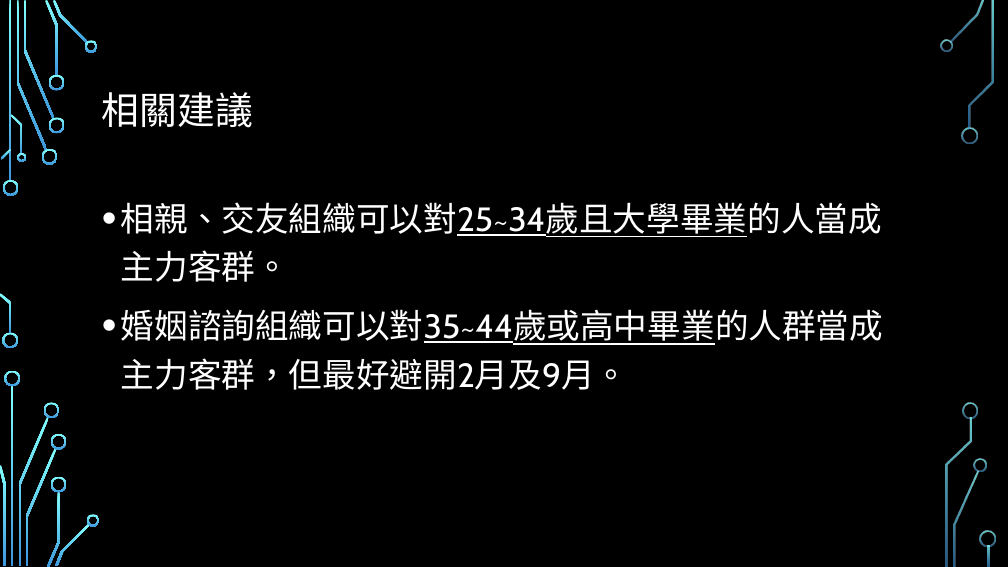
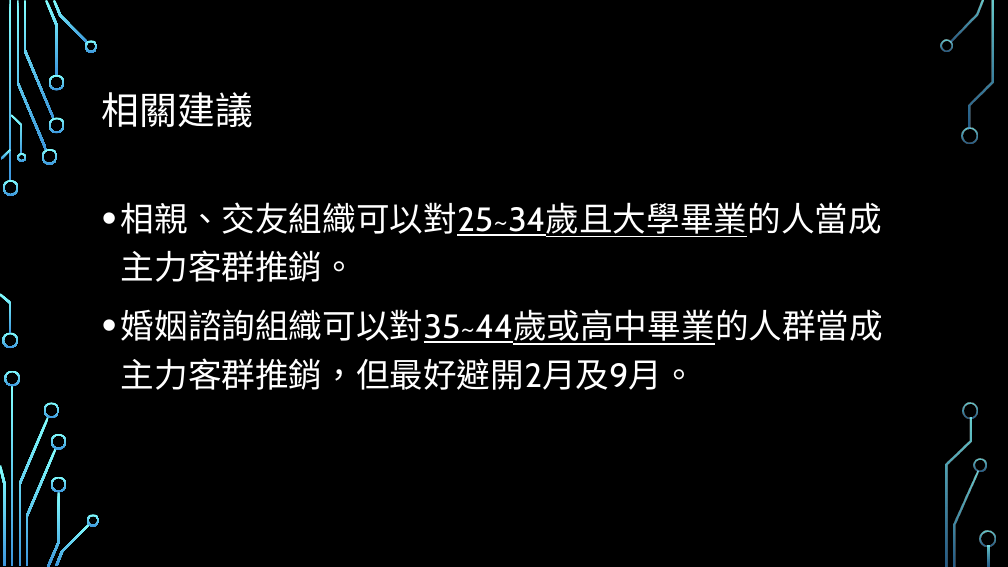
Before and after one commit to HSMonsterKing/Marriage-Analysis, a slide deck: slide 19 of 那些人較易結婚或離婚.pptx. Drawn at 1008x567 pixels with LibreOffice and Linux fonts; fonts in the diff are those of the drawing; background and template pictures are left out. Boxes give left, top, right and bottom in pixels: in the first picture for what was removed or moved away, otherwise in the second. Text is boxed around its words. In the diff, an @@ line names an element or a change of style, - is before the commit and + after.

```diff
--- a/那些人較易結婚或離婚.pptx
+++ b/那些人較易結婚或離婚.pptx
@@ text at (121, 202, 883, 390): text changed @@
-• 相親、交友組織可以對25~34歲且大學畢業的人當成主力客群。
-• 婚姻諮詢組織可以對35~44歲或高中畢業的人群當成主力客群，但最好避開2月及9月。
+• 相親、交友組織可以對25~34歲且大學畢業的人當成主力客群推銷。
+• 婚姻諮詢組織可以對35~44歲或高中畢業的人群當成主力客群推銷，但最好避開2月及9月。
```
Also in this commit, not shown: 1 other slide changed, 2 other files.
